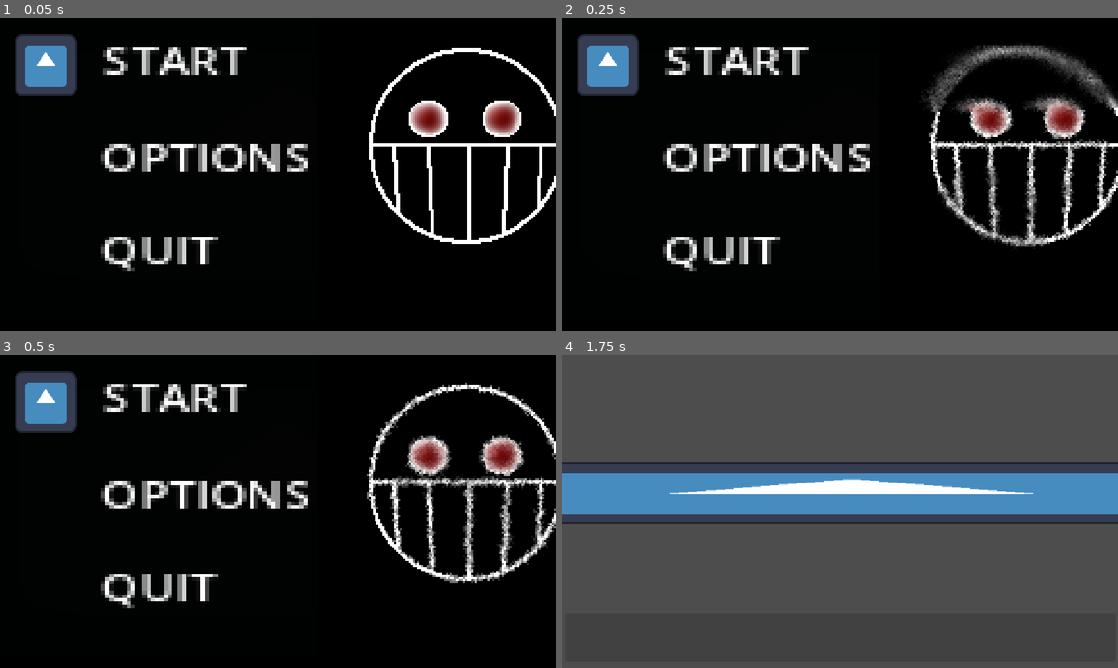
Above: before the commit, frames 1-4 (two rows, left to right).
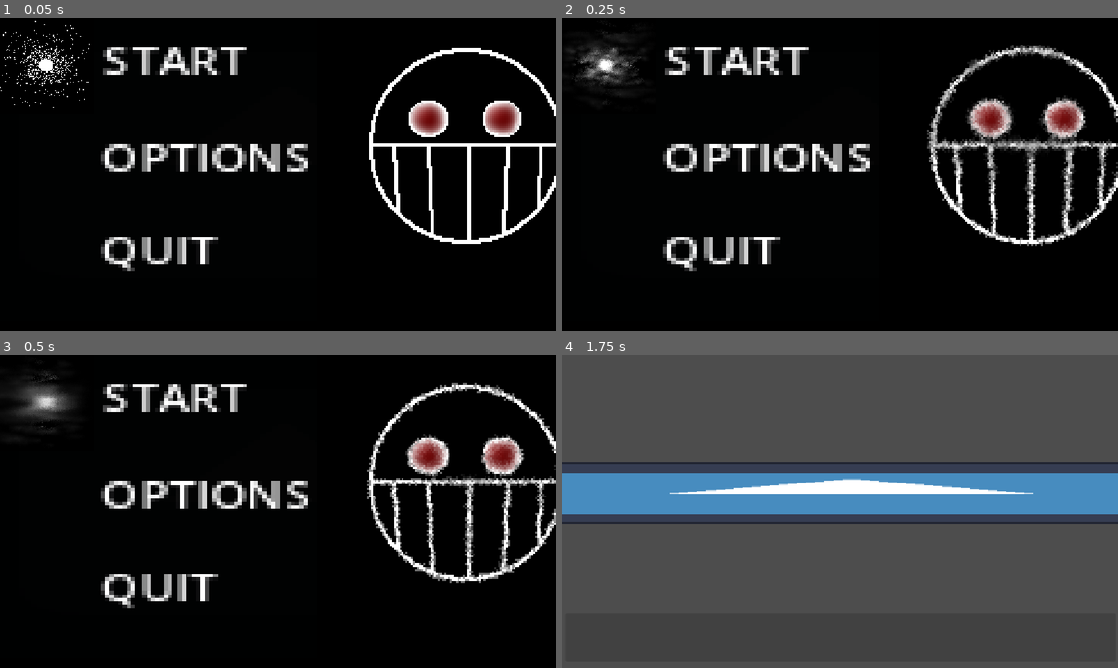
Above: after the commit, the same moments.

Repository: Ranger-Yev/project_sequence
Game: Godot game, scene res://game_big.tscn
The game is run twice, just before and just after one commit, with the same random seed, the same clock (stepped at 60 frames per second) and the same inputs. The engine's default icon, where the game draws it, is replaced by a stand-in: a white triangle on a blue panel in a dark square.
Inputs (mouse positions are in pixels of both pictures, inside the frame that each line leads up to):
- Up to frame 1 (0.05 s): no input
- Up to frame 2 (0.25 s): no input
- Up to frame 3 (0.5 s): no input
- Up to frame 4 (1.75 s): tap Enter (ui_accept) at 0.5, 0.6, 0.77, 1.07 s; move the mouse to (962, 495) at 0.52 s; hold Right (ui_right) 0.53-1.25 s; click (895, 642) at 1.25 s

The runs differ from the first frame. In frame 1, 2.2% of the frame differs, in the area x 0-17%, y 0-29%; in frame 2, 8.7%, in the area x 0-100%, y 2-74%; in frame 3, 6.3%; in frame 4, nothing differs.

Commit message:
update commit

Diff:
--- a/Scripts/main_office.gd
+++ b/Scripts/main_office.gd
@@ -13,6 +13,8 @@
 
 # Called every frame. 'delta' is the elapsed time since the previous frame.
 func _process(delta: float) -> void:
+
+
 
 	mouse_pos = get_local_mouse_position()
 
--- a/Scripts/start_screen.gd
+++ b/Scripts/start_screen.gd
@@ -1,7 +1,8 @@
 extends Node2D
 
-
+@onready var scary_bro = $"Scary Bro"
 @onready var icon = $Icon
+@onready var icon_timer = $"Icon timer"
 @onready var m1 = $M1
 @onready var m2 = $M2
 @onready var m3 = $M3
@@ -14,29 +15,32 @@
 # Called every frame. 'delta' is the elapsed time since the previous frame.
 func _process(_delta: float) -> void:
 
+
+
 	# Up
 	if Input.is_action_just_pressed("ui_down"):
-		if $"Icon".position == $"M1".position:
-			$"Icon".position = $"M2".position
-		elif $"Icon".position == $"M2".position:
-			$"Icon".position = $"M3".position
+		if icon.position == m1.position:
+			icon.position = m2.position
+
+		elif icon.position == m2.position:
+			icon.position = m3.position
 		else:
 			pass
 
 	# Down
 	if Input.is_action_just_pressed("ui_up"):
-		if $"Icon".position == $"M3".position:
-			$"Icon".position = $"M2".position
-		elif $"Icon".position == $"M2".position:
-			$"Icon".position = $"M1".position
+		if icon.position == m3.position:
+			icon.position = m2.position
+		elif icon.position == m2.position:
+			icon.position = m1.position
 		else:
 			pass
 
 	# Selector
 	if Input.is_action_just_pressed("ui_accept"):
-		if $"Icon".position == $"M1".position:
+		if icon.position == m1.position:
 			get_tree().change_scene_to_file("res://main_office.tscn")
-		elif $"Icon".position == $"M2".position:
+		elif icon.position == m2.position:
 			pass
 		else: queue_free()
 
@@ -45,7 +49,9 @@
 
 func _on_special_timer_timeout() -> void:
 	if randf_range(1,100) >= 90:
-		$"Scary Bro".frame = randf_range(17,24)
+		icon.frame = randf_range(32,60)
+		scary_bro.frame = randf_range(17,24)
 	else:
-		$"Scary Bro".frame = randf_range(1,16)
+		icon.frame = randf_range(32,60)
+		scary_bro.frame = randf_range(1,16)
 	pass # Replace with function body.
--- a/start_screen.tscn
+++ b/start_screen.tscn
@@ -3,6 +3,15 @@
 [ext_resource type="Script" uid="uid://b26um1er6nsa" path="res://Scripts/start_screen.gd" id="1_pevhg"]
 [ext_resource type="Texture2D" uid="uid://cul8kjp32rhnw" path="res://Art/icon.svg" id="2_afy8x"]
 [ext_resource type="Texture2D" uid="uid://doc1uwjdp8v3a" path="res://Art/Sprite-0001.png" id="3_afy8x"]
+[ext_resource type="Texture2D" uid="uid://cbcahnfnhdp7c" path="res://Art/Selector.png" id="3_k1na2"]
+
+[sub_resource type="Animation" id="Animation_k1na2"]
+resource_name = "icon_animation"
+
+[sub_resource type="AnimationLibrary" id="AnimationLibrary_vdywr"]
+_data = {
+&"icon_animation": SubResource("Animation_k1na2")
+}
 
 [node name="Start Screen" type="Node2D" unique_id=457463805]
 scale = Vector2(0.9999999, 1)
@@ -53,10 +62,11 @@
 position = Vector2(111.000015, 493)
 scale = Vector2(1.0000001, 1)
 
-[node name="Icon" type="Sprite2D" parent="." unique_id=1232856359]
-position = Vector2(1705.0002, -145)
-scale = Vector2(1.0000001, 1)
-texture = ExtResource("2_afy8x")
+[node name="Icon" type="Sprite2D" parent="." unique_id=1446472578]
+position = Vector2(1185.0001, 842)
+scale = Vector2(2, 2)
+texture = ExtResource("3_k1na2")
+hframes = 61
 
 [node name="Scary Bro" type="Sprite2D" parent="." unique_id=930312716]
 position = Vector2(1232.0001, 307)
@@ -68,4 +78,11 @@
 wait_time = 0.1
 autostart = true
 
+[node name="Icon timer" type="Timer" parent="." unique_id=1957854120]
+one_shot = true
+
+[node name="AnimationPlayer" type="AnimationPlayer" parent="." unique_id=280310880]
+root_node = NodePath("../Icon timer")
+libraries/ = SubResource("AnimationLibrary_vdywr")
+
 [connection signal="timeout" from="Special timer" to="." method="_on_special_timer_timeout"]
Binary file added: Art/Selector.ase
Binary file added: Art/Selector.png
Not shown, added: Art/Selector.png.import
